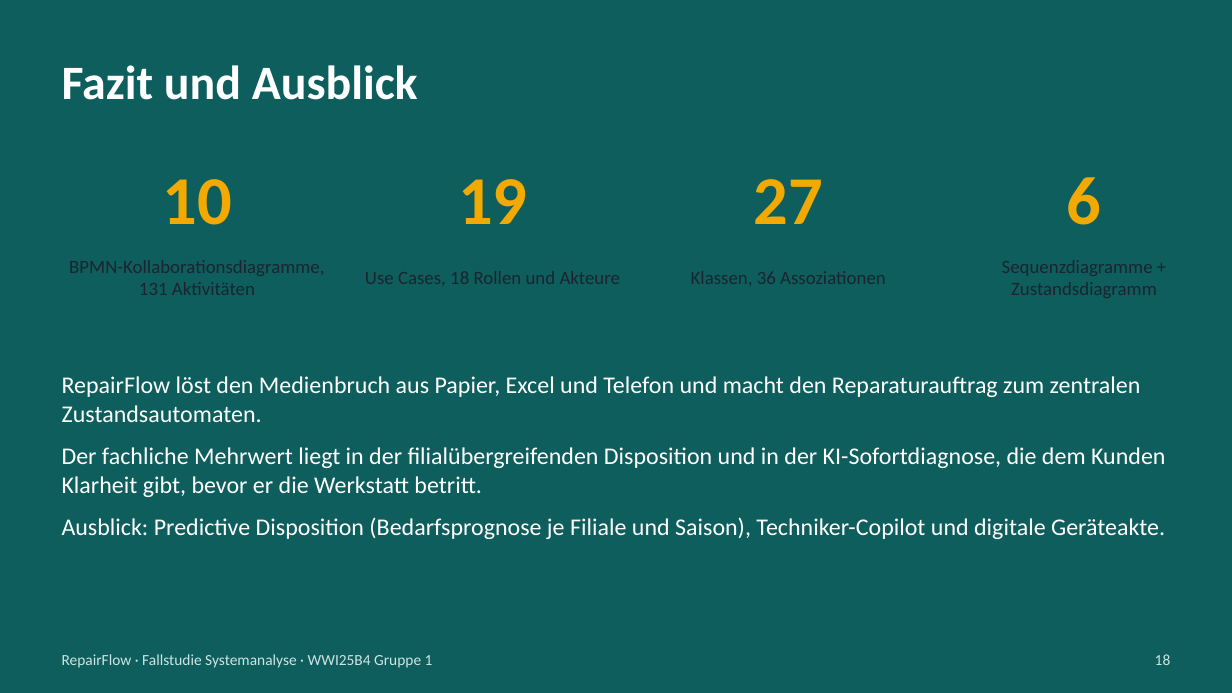
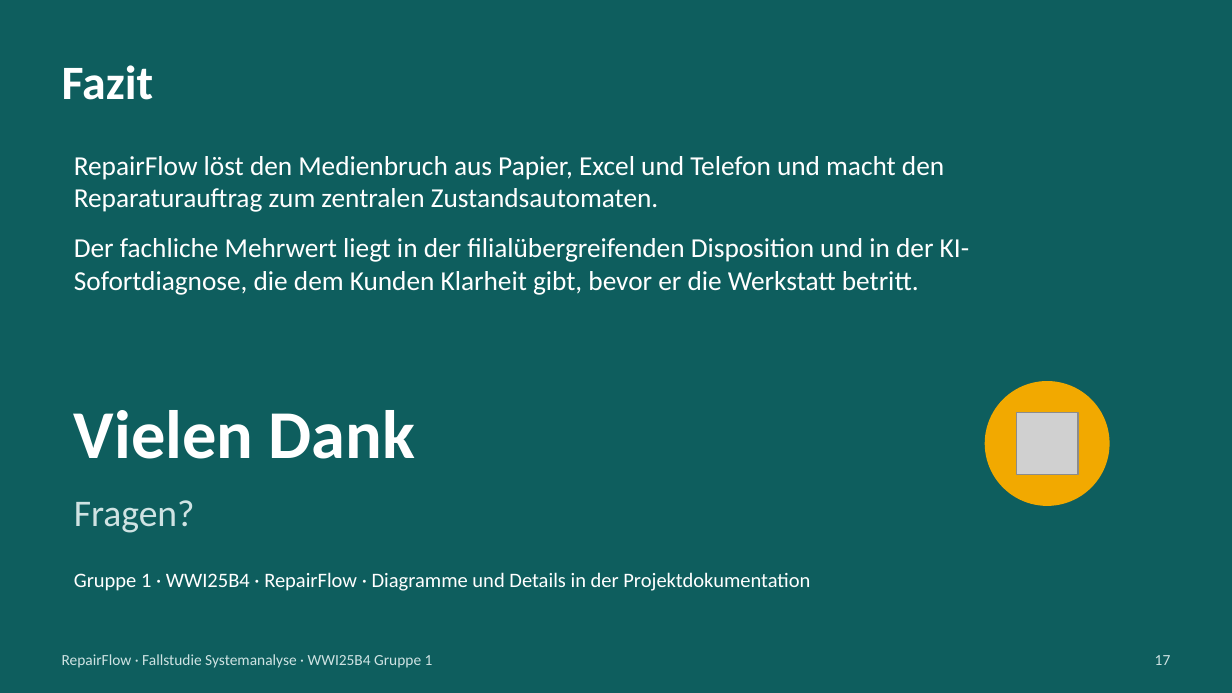
Before and after one commit to jakobschwan123-cmd/casestudy-semester-3, a slide deck: slide 17 of 4_praesentation/Abschlusspraesentation.pptx (slide 18 before the commit). Drawn at 1232x693 pixels with LibreOffice and Linux fonts; fonts in the diff are those of the drawing; grey boxes stand for pictures. Boxes give left, top, right and bottom in pixels: in the first picture for what was removed or moved away, otherwise in the second. Text is boxed around its words. In the diff, an @@ line names an element or a change of style, - is before the commit and + after.

```diff
--- a/4_praesentation/Abschlusspraesentation.pptx
+++ b/4_praesentation/Abschlusspraesentation.pptx
@@ text at (x1=62, y1=65, x2=154, y2=100): text changed @@
-Fazit und Ausblick
+Fazit
@@ text "RepairFlow löst den Medienbruch aus ..." moved from (x1=62, y1=376, x2=1165, y2=539) to (x1=74, y1=156, x2=969, y2=295) @@
@@ text "RepairFlow löst den Medienbruch aus ..." at (x1=74, y1=156, x2=969, y2=295): size 14 to 16 pt; more space between paragraphs @@
@@ text removed at (x1=162, y1=179, x2=231, y2=225) @@
-10
@@ text removed at (x1=458, y1=179, x2=527, y2=224) @@
-19
@@ text removed at (x1=754, y1=179, x2=823, y2=224) @@
-27
@@ text removed at (x1=1067, y1=177, x2=1102, y2=225) @@
-6
@@ text removed at (x1=69, y1=260, x2=324, y2=295) @@
-BPMN-Kollaborationsdiagramme, 131 Aktivitäten
@@ text removed at (x1=1002, y1=260, x2=1157, y2=298) @@
-Sequenzdiagramme + Zustandsdiagramm
@@ text removed at (x1=691, y1=271, x2=886, y2=285) @@
-Klassen, 36 Assoziationen
@@ ellipse added at (x1=986, y1=382, x2=1109, y2=505), fill #F2A900, outline #F2A900 1 pt @@
@@ text added at (x1=74, y1=410, x2=415, y2=459), 40 pt, text #FFFFFF, bold @@
+Vielen Dank
@@ picture added at (x1=1016, y1=413, x2=1078, y2=474) @@
@@ text added at (x1=74, y1=500, x2=195, y2=533), 22 pt, text #CFE3E3 @@
+Fragen?
@@ text at (x1=62, y1=517, x2=1165, y2=539): paragraph removed @@
-Ausblick: Predictive Disposition (Bedarfsprognose je Filiale und Saison), Techniker-Copilot und digitale Geräteakte.
@@ text at (x1=74, y1=572, x2=810, y2=591): text changed; size 11 to 12 pt; text colour #1B2430 to #FFFFFF @@
-Use Cases, 18 Rollen und Akteure
+Gruppe 1 · WWI25B4 · RepairFlow · Diagramme und Details in der Projektdokumentation
@@ text at (x1=1155, y1=655, x2=1171, y2=665): text changed @@
-18
+17
```
Also in this commit, not shown: 8 other slides changed, 8 slides added, 10 slides removed, 13 other files.
